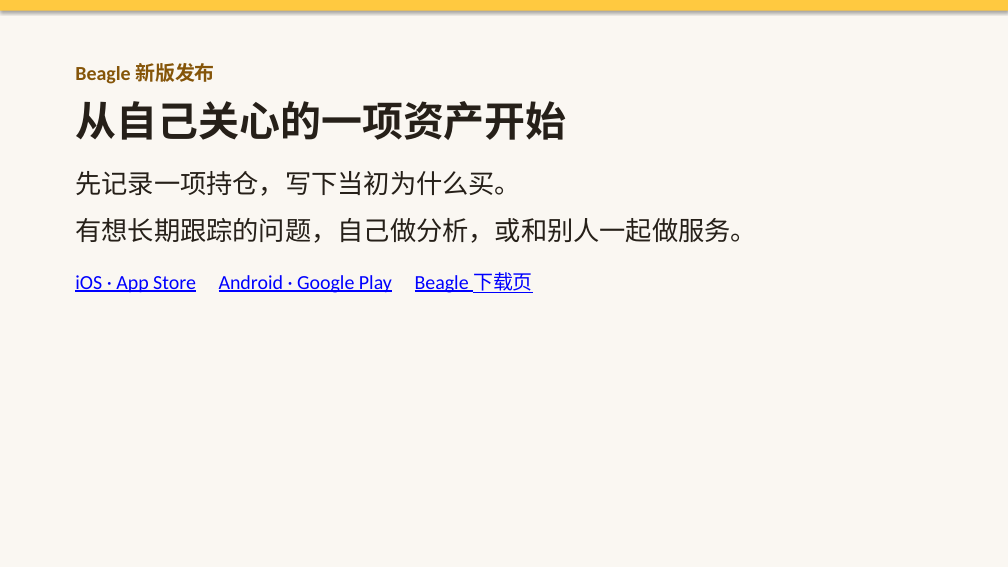
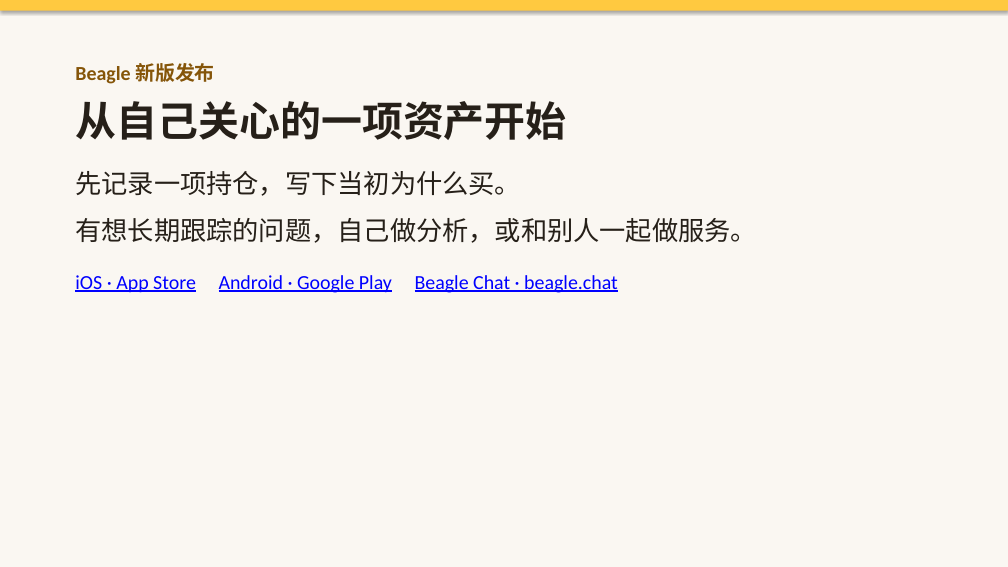
Before and after one commit to licodefun/beagle-voice-agent, a slide deck: slide 12 of decks/beagle-founder-take-deck.pptx. Drawn at 1008x567 pixels with LibreOffice and Linux fonts; fonts in the diff are those of the drawing. Boxes give left, top, right and bottom in pixels: in the first picture for what was removed or moved away, otherwise in the second. Text is boxed around its words. In the diff, an @@ line names an element or a change of style, - is before the commit and + after.

Commit message:
Final slide: add Beagle Chat name and beagle.chat so viewers can find the app; regenerate PDF

```diff
--- a/decks/beagle-founder-take-deck.pptx
+++ b/decks/beagle-founder-take-deck.pptx
@@ text at [75, 275, 618, 293]: text changed @@
-iOS · App Store Android · Google Play Beagle 下载页
+iOS · App Store Android · Google Play Beagle Chat · beagle.chat
```
Also in this commit, not shown: 1 other file.
